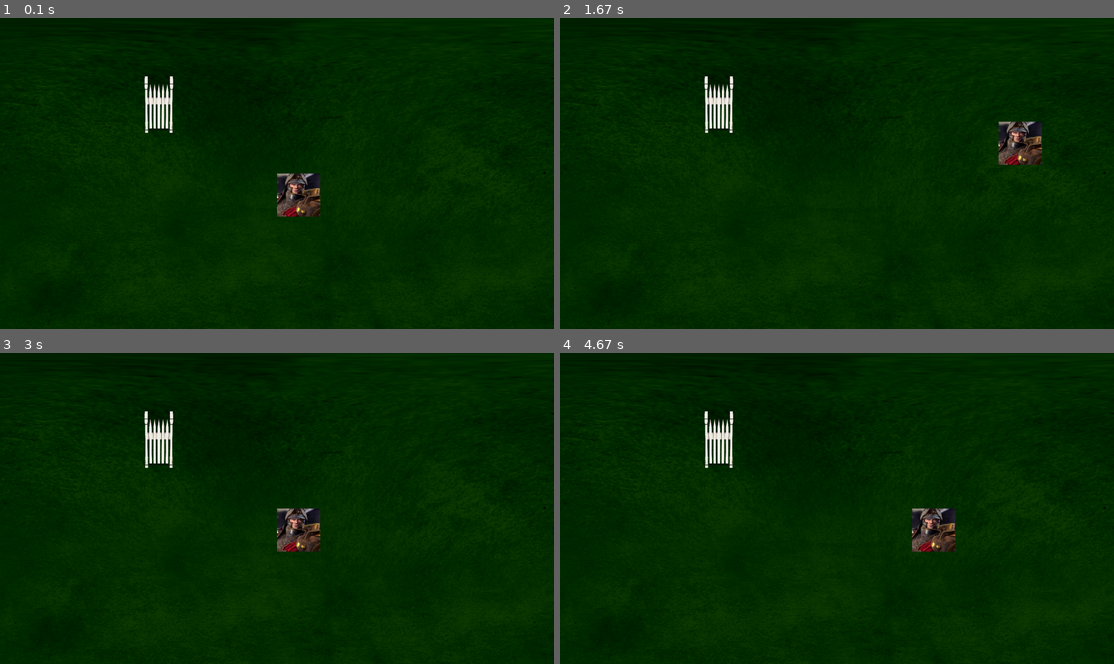
Above: before the commit, frames 1-4 (two rows, left to right).
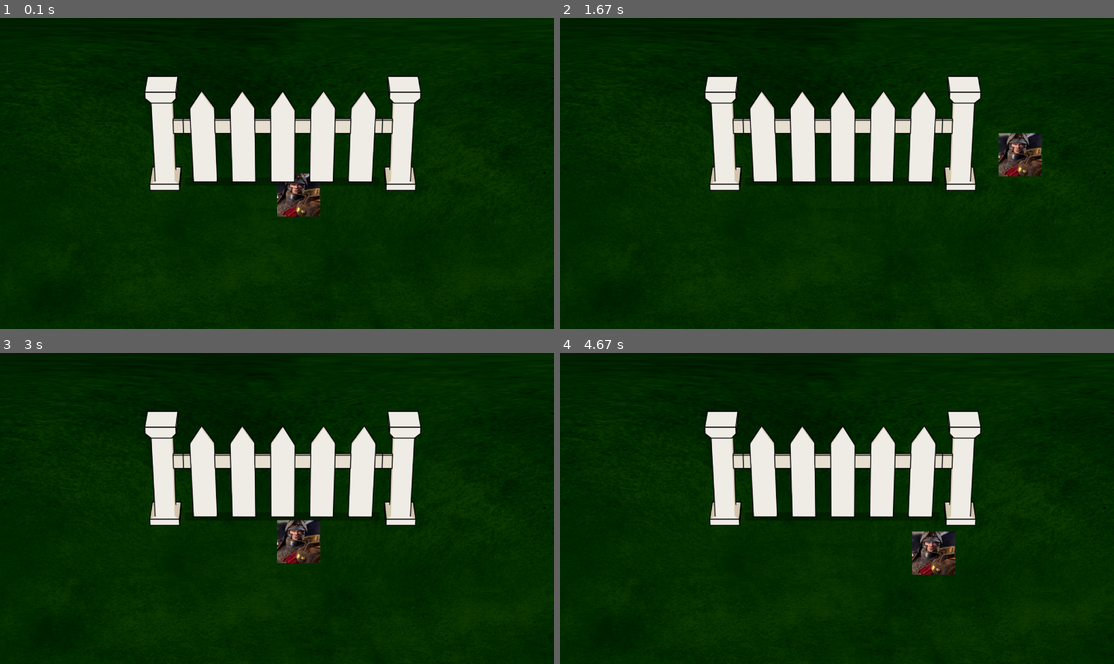
Above: after the commit, the same moments.

Repository: ZjTaylor55/portfolio
Game: pygame game, started from movingkarl/movekarl2.py
Same seed, same stepped clock (60 frames per second), same inputs: the game is played once before the commit and once after it.
Inputs:
- Up to frame 1 (0.1 s): no input
- Up to frame 2 (1.67 s): hold D 0.33-0.8 s; hold W 0.83-1.13 s; hold D 1.17-1.63 s
- Up to frame 3 (3 s): hold A 1.67-2.2 s; hold S 2.23-2.53 s; hold A 2.57-2.97 s
- Up to frame 4 (4.67 s): hold W 3-3.37 s; hold D 3.4-4.03 s; hold S 4.07-4.43 s; hold A from 4.47 s (still down)

The runs differ from the first frame. In frame 1, 10% of the frame differs, in the area x 26-76%, y 18-56%; in frame 2, 11%; in frame 3, 11%; in frame 4, 11%, in the area x 26-76%, y 18-72%.

Commit message:
Add files via upload
Added some primitive form of collision that doesn't always work. However I have got the ball rolling and now it is only a matter of time. This was the most my waking up self wanted to do.

Diff:
--- a/movingkarl/movekarl2.py
+++ b/movingkarl/movekarl2.py
@@ -38,7 +38,7 @@
         def __init__(self):
                 #make a happy little fence
                 self.fence = pygame.image.load('images/fence.png')
-                self.fence = pygame.transform.scale(self.fence, (100,200))
+                self.fence = pygame.transform.scale(self.fence, (960,400))
                 #this bit here makes a rectangle for the fence that will handle collision
                 fence_rect = self.fence.get_rect()
                 fence_rect.center = (100, 200)
@@ -61,6 +61,9 @@
                 if event.type == quit:
                         running = False
 
+        if user.y < fence.y+200 and user.x >fence.x:
+                user.y += 10
+
         #user input to move karl
         keys = pygame.key.get_pressed()
 
